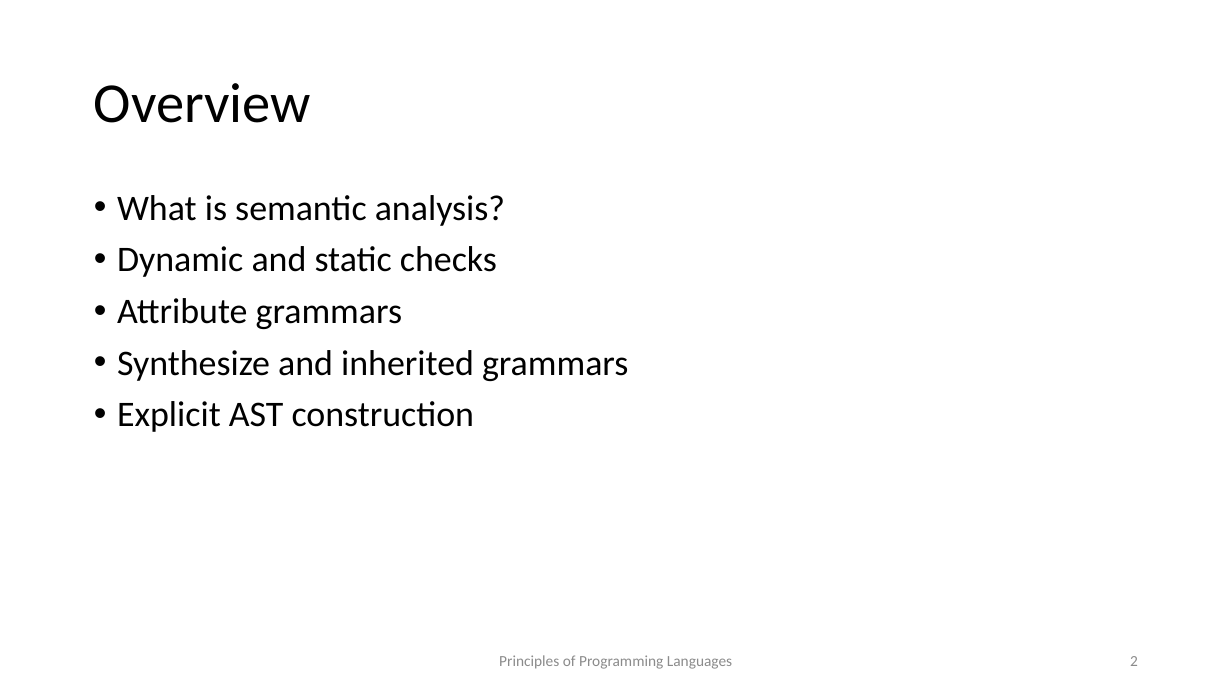
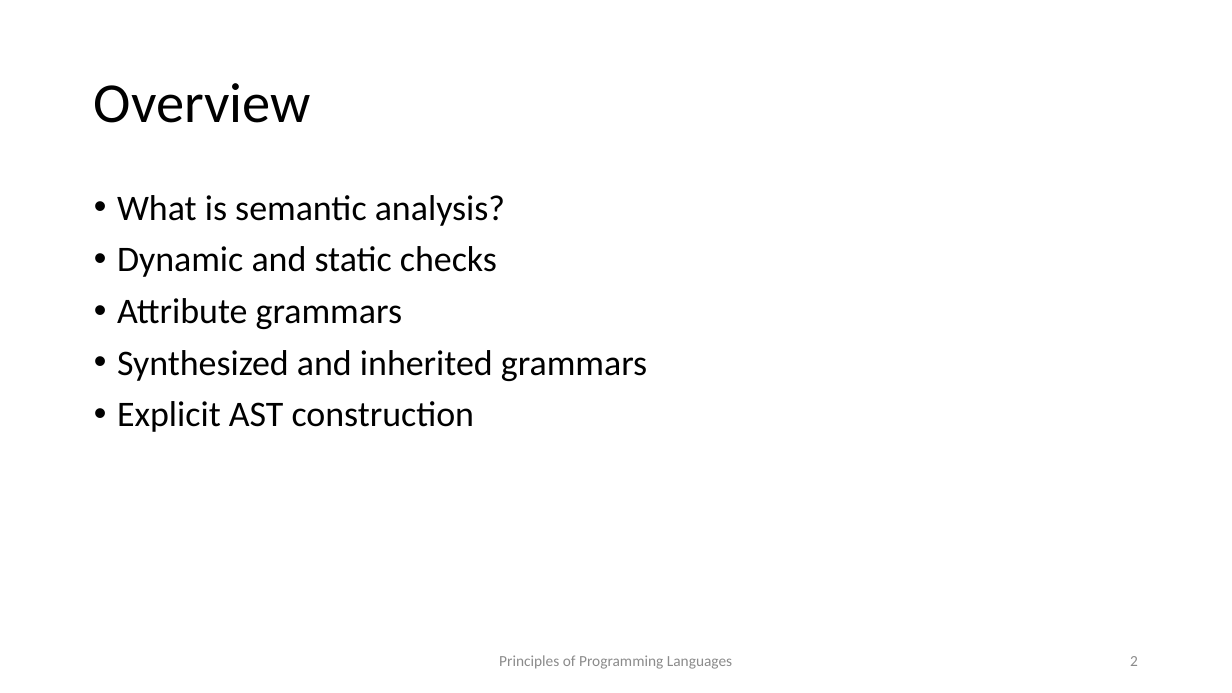
Before and after one commit to kongm/pl-design, a slide deck: slide 2 of semantics.pptx. Drawn at 1232x693 pixels with LibreOffice and Linux fonts; fonts in the diff are those of the drawing. Boxes give left, top, right and bottom in pixels: in the first picture for what was removed or moved away, otherwise in the second. Text is boxed around its words. In the diff, an @@ line names an element or a change of style, - is before the commit and + after.

```diff
--- a/semantics.pptx
+++ b/semantics.pptx
@@ text at <box>117,350,647,381</box>: text changed @@
-• Synthesize and inherited grammars
+• Synthesized and inherited grammars
```
Also in this commit, not shown: 2 other slides changed, 3 other files.
